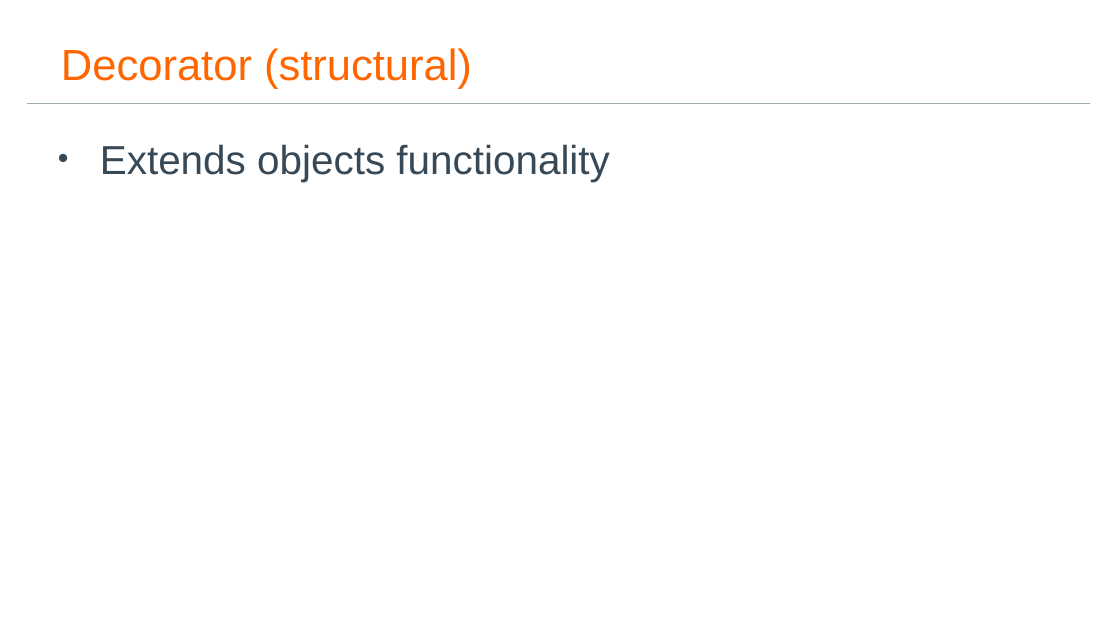
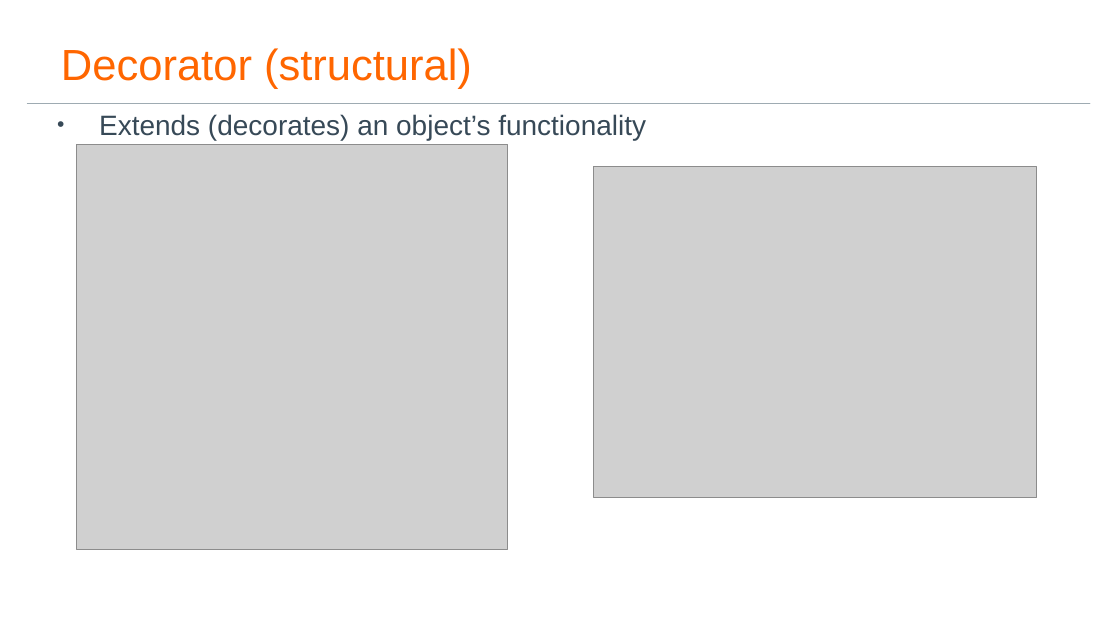
Before and after one commit to PlumpMath/DesignPatterns-230, a slide deck: slide 10 of Presentation/Design Patterns Official.pptx. Drawn at 1120x630 pixels with LibreOffice and Linux fonts; fonts in the diff are those of the drawing; grey boxes stand for pictures; background and template pictures are left out. Boxes give left, top, right and bottom in pixels: in the first picture for what was removed or moved away, otherwise in the second. Text is boxed around its words. In the diff, an @@ line names an element or a change of style, - is before the commit and + after.

```diff
--- a/Presentation/Design Patterns Official.pptx
+++ b/Presentation/Design Patterns Official.pptx
@@ text at <box>99,114,646,140</box>: text changed; size 26 to 18 pt @@
-• Extends objects functionality
+• Extends (decorates) an object’s functionality
@@ picture added at <box>76,144,507,550</box> @@
@@ picture added at <box>594,167,1036,498</box> @@
```
Also in this commit, not shown: 4 other slides changed, 6 slides added, 4 slides removed, 11 other files.
